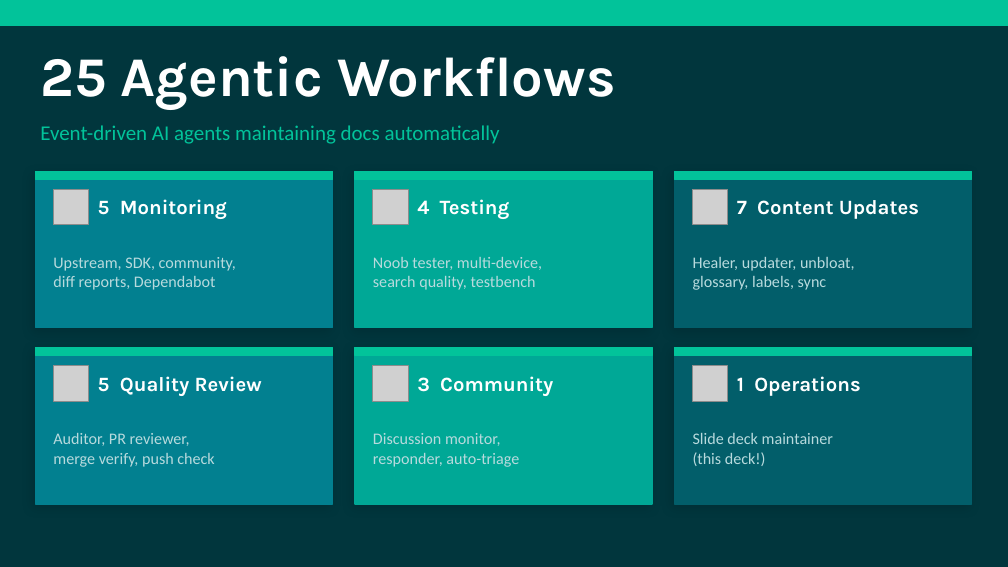
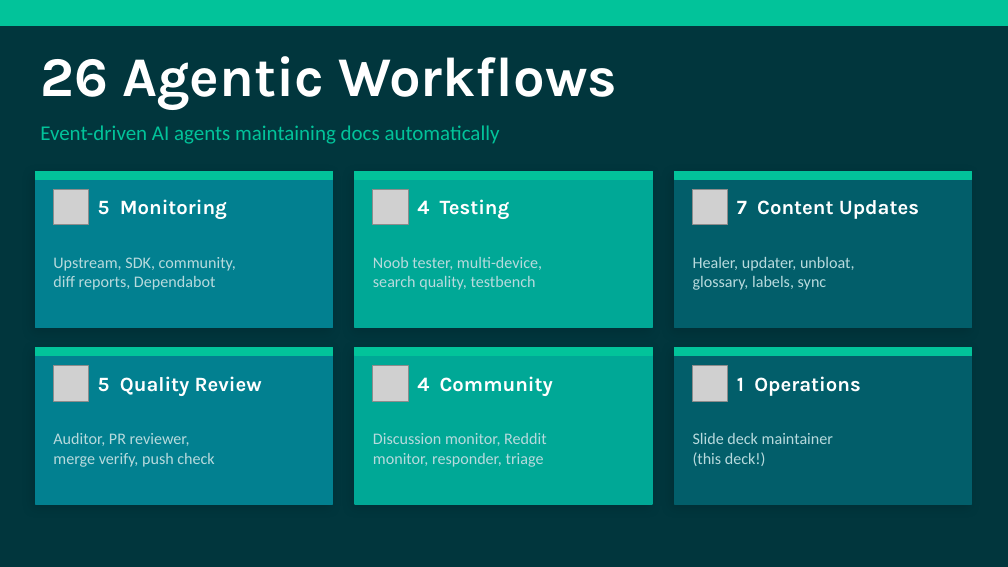
Before and after one commit to nicholasdbrady/foundry-docs, a slide deck: slide 5 of slides/foundry-docs-overview.pptx. Drawn at 1008x567 pixels with LibreOffice and Linux fonts; fonts in the diff are those of the drawing; grey boxes stand for pictures. Boxes give left, top, right and bottom in pixels: in the first picture for what was removed or moved away, otherwise in the second. Text is boxed around its words. In the diff, an @@ line names an element or a change of style, - is before the commit and + after.

```diff
--- a/slides/foundry-docs-overview.pptx
+++ b/slides/foundry-docs-overview.pptx
@@ text at (x1=40, y1=56, x2=617, y2=110): text changed @@
-25 Agentic Workflows
+26 Agentic Workflows
@@ text at (x1=417, y1=376, x2=553, y2=396): text changed @@
-3 Community
+4 Community
@@ text at (x1=373, y1=433, x2=547, y2=467): text changed @@
-Discussion monitor,
-responder, auto-triage
+Discussion monitor, Reddit
+monitor, responder, triage
```
Also in this commit, not shown: 6 other slides changed, 1 other file.
